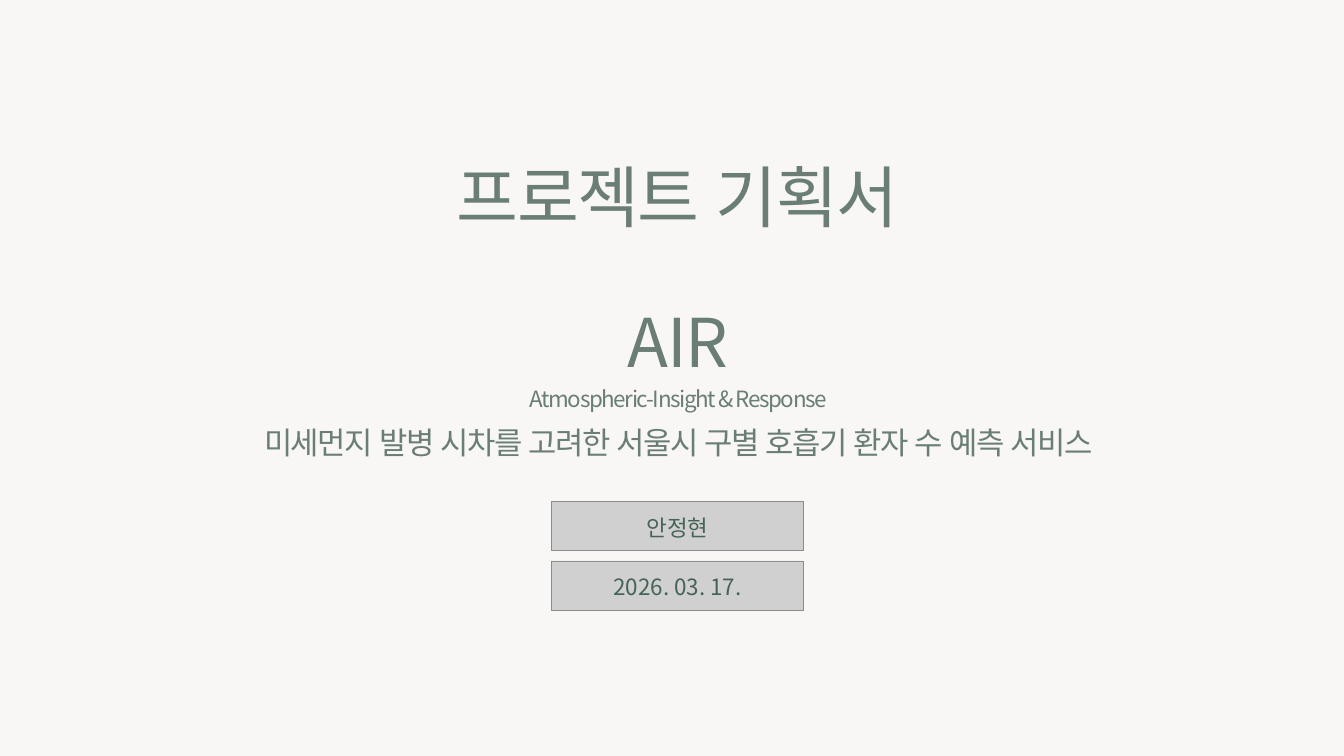
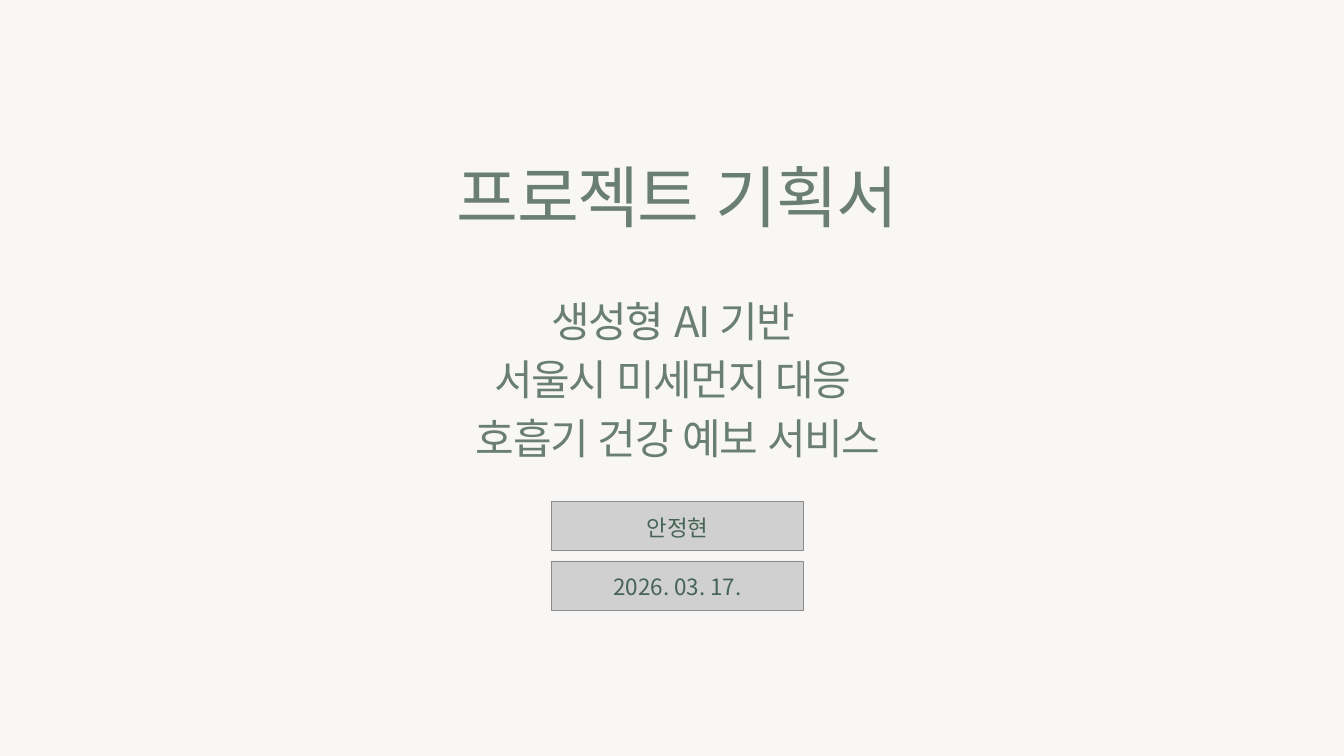
Before and after one commit to ahnjh97/JeongHyunAhn-AI-Project, a slide deck: slide 1 of 1차 Project(Flask,머신러닝)/1. 기획서.pptx. Drawn at 1344x756 pixels with LibreOffice and Linux fonts; fonts in the diff are those of the drawing; grey boxes stand for pictures. Boxes give left, top, right and bottom in pixels: in the first picture for what was removed or moved away, otherwise in the second. Text is boxed around its words. In the diff, an @@ line names an element or a change of style, - is before the commit and + after.

```diff
--- a/1차 Project(Flask,머신러닝)/1. 기획서.pptx
+++ b/1차 Project(Flask,머신러닝)/1. 기획서.pptx
@@ text at [476, 302, 880, 458]: text changed; size 32 to 60 pt @@
-AIR
-Atmospheric-Insight & Response
-미세먼지 발병 시차를 고려한 서울시 구별 호흡기 환자 수 예측 서비스
+생성형 AI 기반
+서울시 미세먼지 대응
+호흡기 건강 예보 서비스
```
Also in this commit, not shown: 1 other slide changed, 3 slides added, 2 slides removed.
